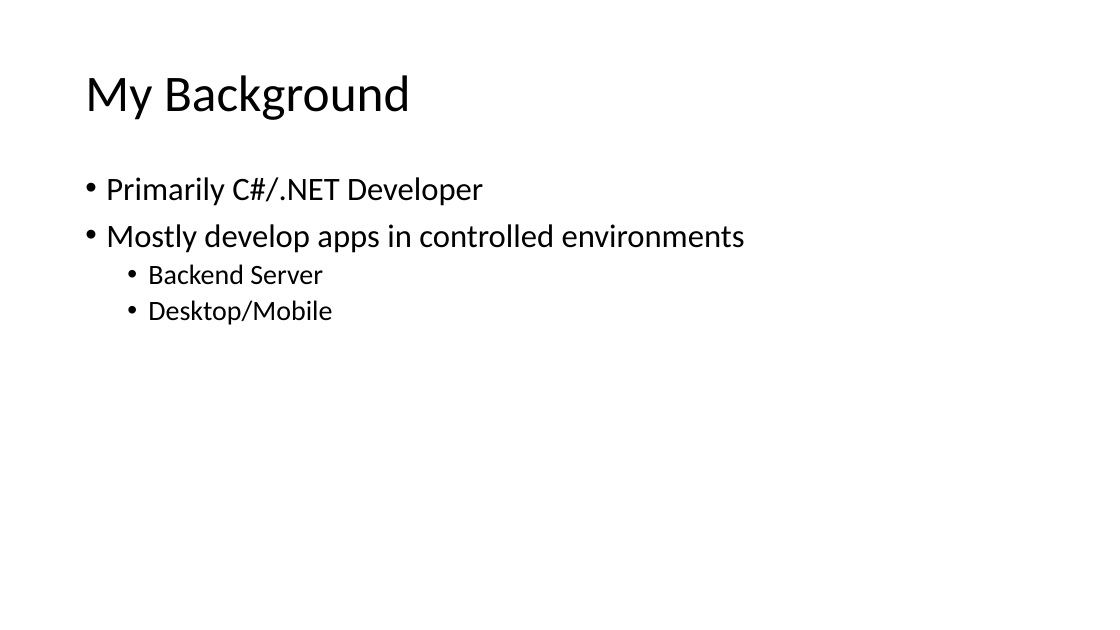
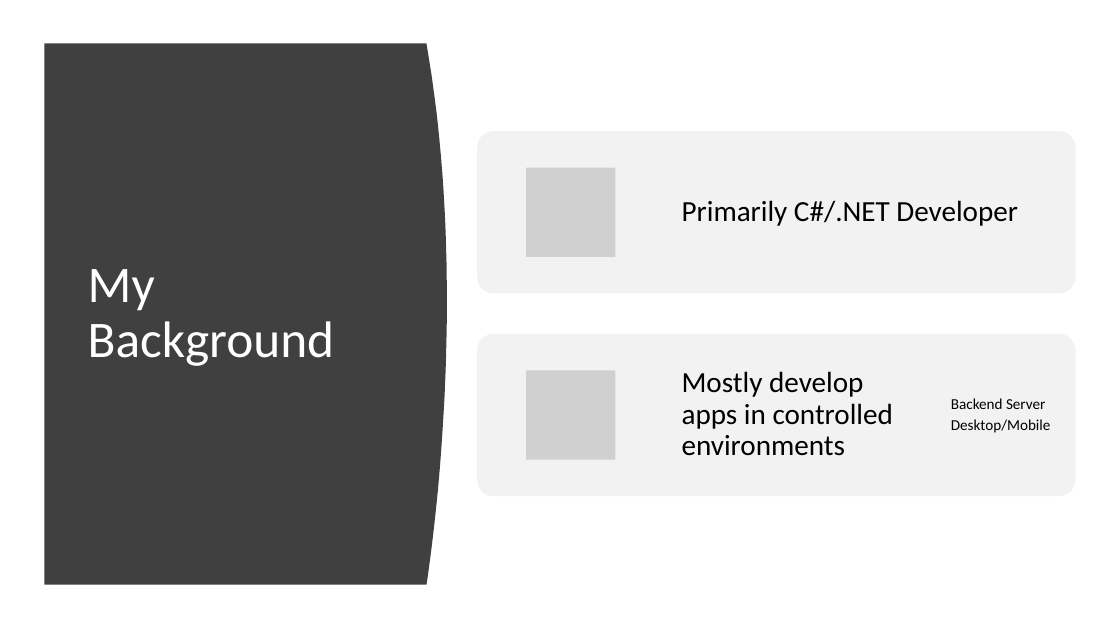
Before and after one commit to ProgrammerAL/Presentations-2019, a slide deck: slide 3 of 09-04 - Making the Case for Rust/Making the Case for Rust.pptx. Drawn at 1120x630 pixels with LibreOffice and Linux fonts; fonts in the diff are those of the drawing; grey boxes stand for pictures. Boxes give left, top, right and bottom in pixels: in the first picture for what was removed or moved away, otherwise in the second. Text is boxed around its words. In the diff, an @@ line names an element or a change of style, - is before the commit and + after.

```diff
--- a/09-04 - Making the Case for Rust/Making the Case for Rust.pptx
+++ b/09-04 - Making the Case for Rust/Making the Case for Rust.pptx
@@ freeform shape added at [45,44,447,585], fill #404040 @@
@@ title "My Background": place and size @@
-title "My Background" at [85,75,411,120]
+title "My Background" at [88,269,335,366]
@@ title "My Background" at [88,269,335,366]: text colour #000000 to #FFFFFF @@
@@ text removed at [106,177,745,325] @@
-• Primarily C#/.NET Developer
-• Mostly develop apps in controlled environments
-  • Backend Server
-  • Desktop/Mobile
@@ group added at [477,131,1075,496]: 3 texts, 2 rounded rectangles, 2 pictures @@
+Primarily C#/.NET Developer
+Mostly develop apps in controlled environments
+Backend Server
+Desktop/Mobile
```
Also in this commit, not shown: 17 other slides changed, 1 other file.
